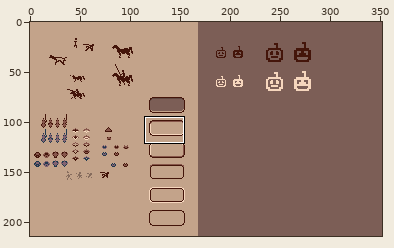
Pixel-art file: everything.aseprite. Above: a wide view before the commit, with the close-up outlined.
Close-up. Before the edit:
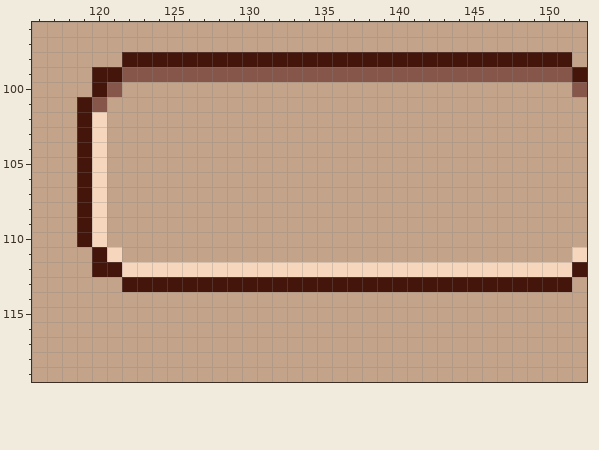
352x214 pixels, 1 frame. Shown: x 116..152, y 96..119. The commit also changed other parts of the picture, which this record leaves out.
The result:
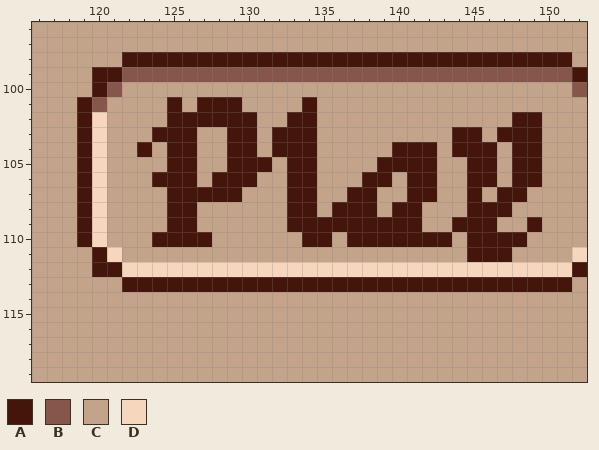
Palette (. is transparent): A #44150a  B #87564b  C #c3a38a  D #f6d6bd
Edits made:
--- layer "Foreground"
@@ x 116..152 @@
 100 CCCCABCCCCCCCCCCCCCCCCCCCCCCCCCCCCCCB
-101 CCCABCCCCCCCCCCCCCCCCCCCCCCCCCCCCCCCC
-102 CCCADCCCCCCCCCCCCCCCCCCCCCCCCCCCCCCCC
-103 CCCADCCCCCCCCCCCCCCCCCCCCCCCCCCCCCCCC
-104 CCCADCCCCCCCCCCCCCCCCCCCCCCCCCCCCCCCC
-105 CCCADCCCCCCCCCCCCCCCCCCCCCCCCCCCCCCCC
-106 CCCADCCCCCCCCCCCCCCCCCCCCCCCCCCCCCCCC
-107 CCCADCCCCCCCCCCCCCCCCCCCCCCCCCCCCCCCC
-108 CCCADCCCCCCCCCCCCCCCCCCCCCCCCCCCCCCCC
-109 CCCADCCCCCCCCCCCCCCCCCCCCCCCCCCCCCCCC
-110 CCCADCCCCCCCCCCCCCCCCCCCCCCCCCCCCCCCC
-111 CCCCADCCCCCCCCCCCCCCCCCCCCCCCCCCCCCCD
+101 CCCABCCCCACAAACCCCACCCCCCCCCCCCCCCCCC
+102 CCCADCCCCAAAAAACCAACCCCCCCCCCCCCAACCC
+103 CCCADCCCAAACCAACAAACCCCCCCCCAACAAACCC
+104 CCCADCCACAACCAACAAACCCCCAAACAAACAACCC
+105 CCCADCCCCAACCAAACAACCCCAAAACCAACAACCC
+106 CCCADCCCAAACAAACCAACCCAACAACCAACAACCC
+107 CCCADCCCCAAAAACCCAACCAACCAACCACAACCCC
+108 CCCADCCCCAACCCCCCAACAAACAACCCAAACCCCC
+109 CCCADCCCCAACCCCCCAAAAAAAAACCAAACCACCC
+110 CCCADCCCAAAACCCCCCAACAAAAAAACAAAACCCC
+111 CCCCADCCCCCCCCCCCCCCCCCCCCCCCAAACCCCD
 112 CCCCAADDDDDDDDDDDDDDDDDDDDDDDDDDDDDDA
Where, in picture pixels (left, top, right, bottom), the same in both close-ups:
changed: (137, 97, 542, 262)
